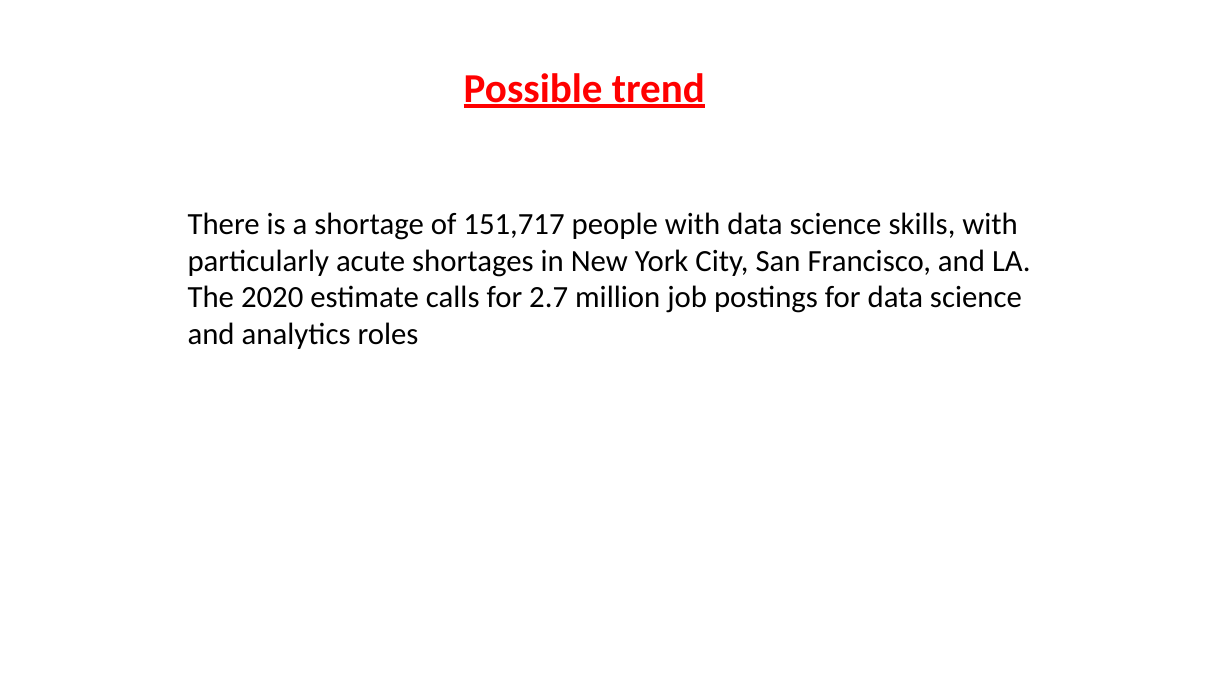
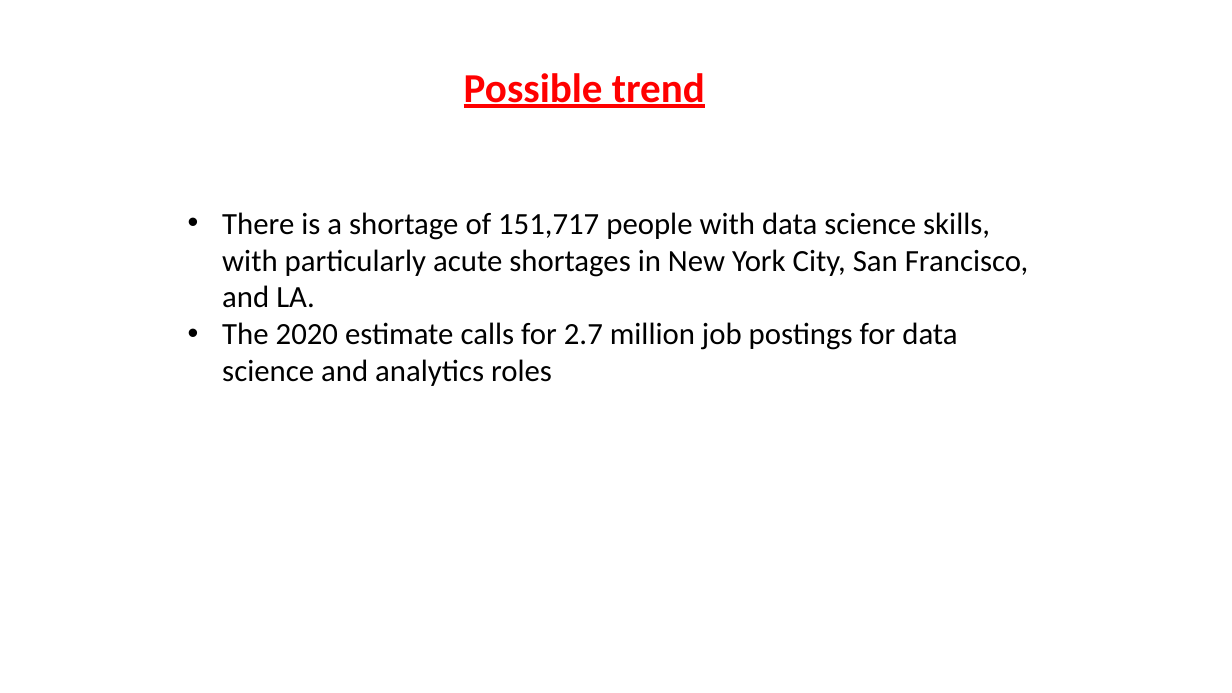
Before and after one commit to tjgrafft/DataScienceJobs_Project, a slide deck: slide 14 of presentation/Presentation.pptx. Drawn at 1232x693 pixels with LibreOffice and Linux fonts; fonts in the diff are those of the drawing. Boxes give left, top, right and bottom in pixels: in the first picture for what was removed or moved away, otherwise in the second. Text is boxed around its words. In the diff, an @@ line names an element or a change of style, - is before the commit and + after.

Commit message:
Added slide

```diff
--- a/presentation/Presentation.pptx
+++ b/presentation/Presentation.pptx
@@ text "There is a shortage of ..." at <box>222,212,1028,386</box>: bullet none to • @@
```
Also in this commit, not shown: 1 other slide changed, 1 slide added.
